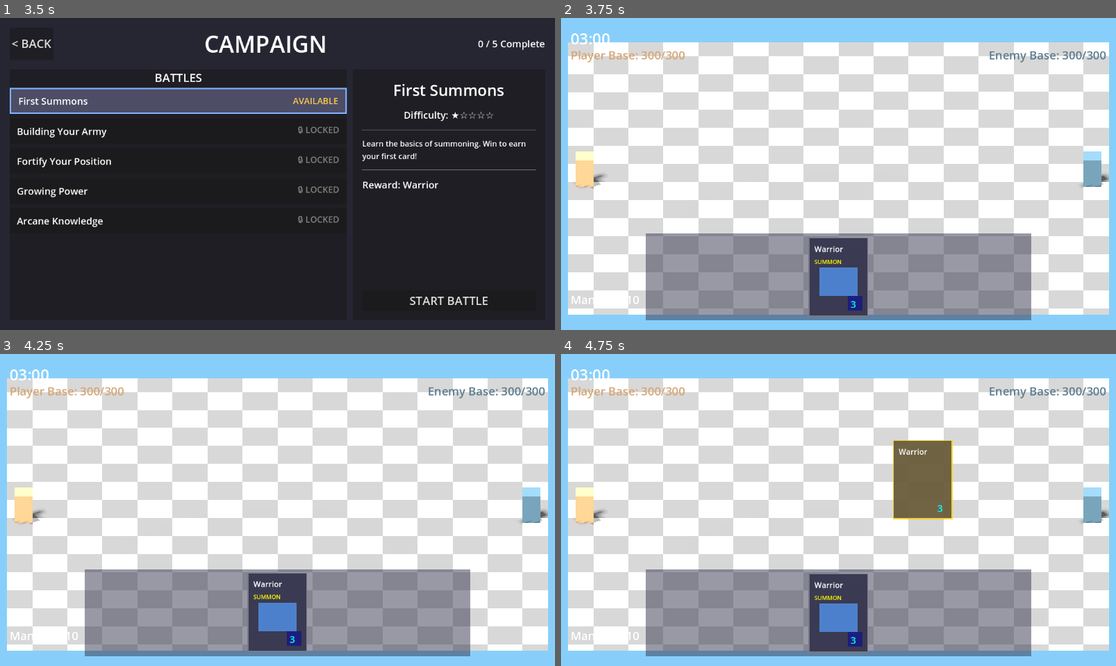
Above: before the commit, frames 1-4 (two rows, left to right).
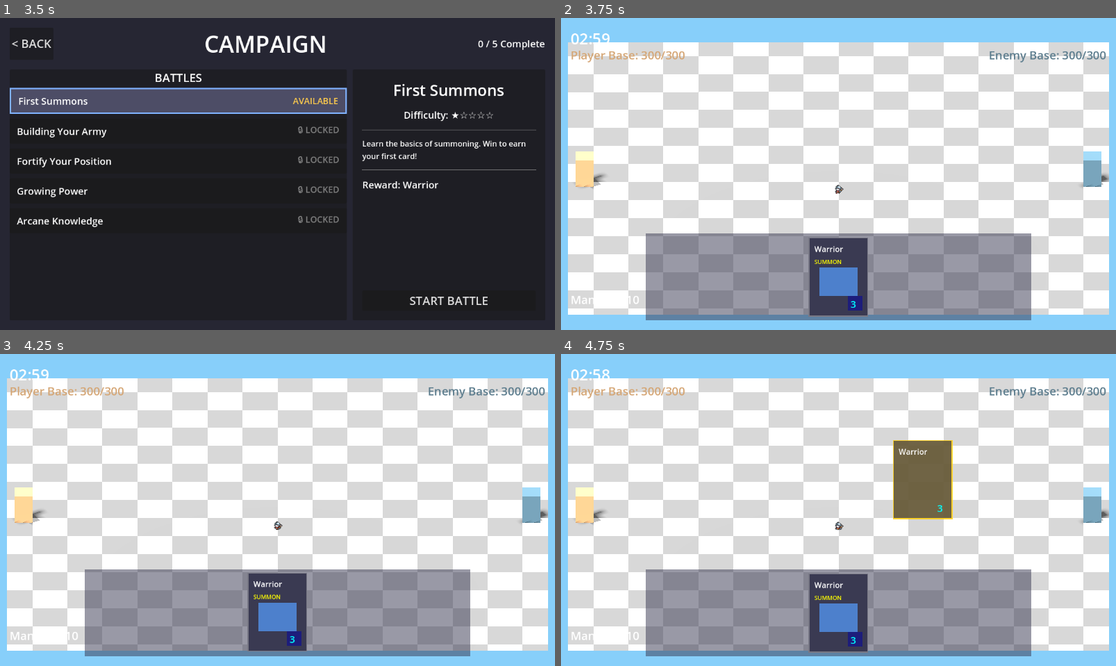
Above: after the commit, the same moments.

Repository: amari-charles/project-summoner
Game: Godot game, scene res://scenes/ui/main_menu.tscn
The game is run twice, just before and just after one commit, with the same random seed, the same clock (stepped at 60 frames per second) and the same inputs.
Inputs (mouse positions are in pixels of both pictures, inside the frame that each line leads up to):
- Up to frame 1 (3.5 s): click "PLAY" at 0.5 s; click "SELECT" at 1.25 s; click "CHOOSE WARRIOR" at 2 s; click (177, 99) at 2.75 s
- Up to frame 2 (3.75 s): click "START BATTLE" at 3.5 s
- Up to frame 3 (4.25 s): no input
- Up to frame 4 (4.75 s): tap Enter at 4.25 s; drag from (838, 612) to (894, 441) at 4.27 s

Frame 1 is identical in both runs. In frame 2, less than 0.1% of the frame differs, in the area x 3-51%, y 4-57%; in frame 3, less than 0.1%; in frame 4, less than 0.1%.
Error before the commit: Parse Error: Could not preload resource script "res://scripts/ai/ai_loader.gd". (res://scripts/core/game_controller_3d.gd:207)

Commit message:
Fix syntax error in ai_loader.gd (remove stray 'Ok' text)

Diff:
--- a/scripts/ai/ai_loader.gd
+++ b/scripts/ai/ai_loader.gd
@@ -46,7 +46,7 @@
 		ai.load_script(converted_script)
 
 	return ai
-Ok
+
 ## Create HeuristicAI from config
 static func _create_heuristic_ai(battle_config: Dictionary) -> HeuristicAI:
 	var ai = HeuristicAI.new()
